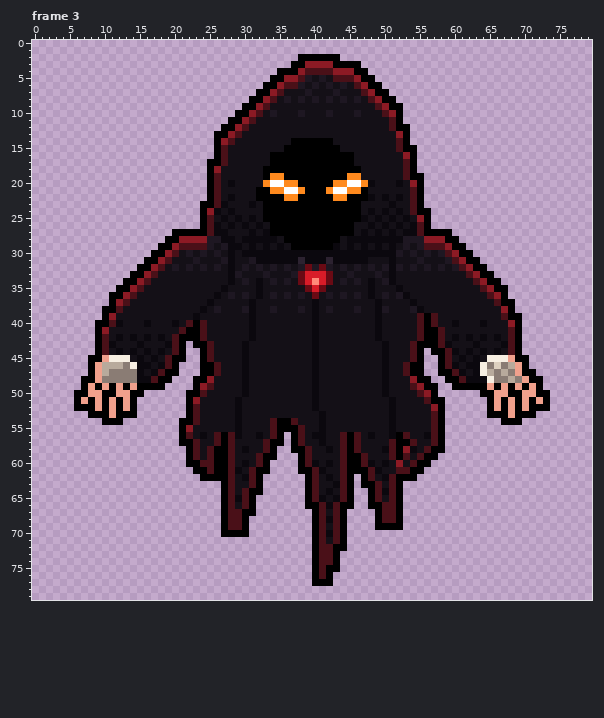
Pixel-art file -- Art/Source/Enemies_Ghost_windup.aseprite. The picture above was drawn from the file before the commit.
80x80 pixels, 3 frames. Shown: frame 3. The commit also changed other frames, which this record leaves out.
And afterwards:
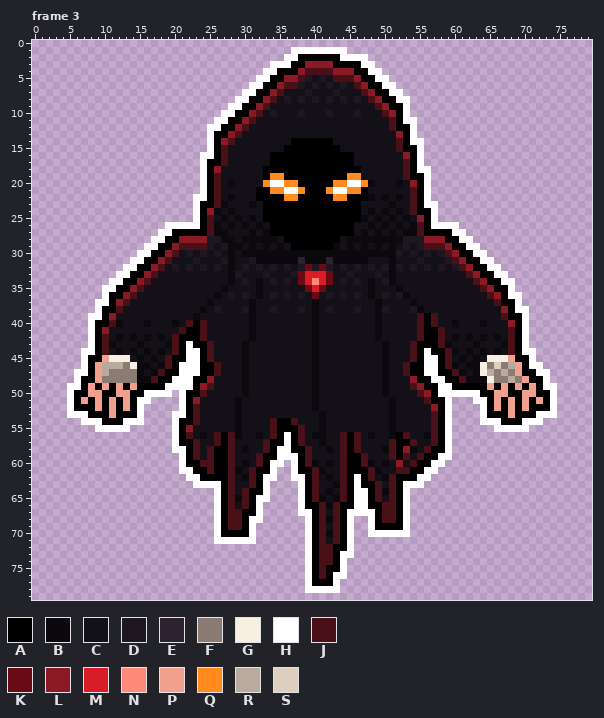
Palette (. is transparent): A #000000  B #0b080e  C #141017  D #1e1722  E #2c2230  F #8a7c74  G #f7efe2  H #ffffff  J #4a1018  K #6a0a14  L #8c1a24  M #d81c28  N #ff8a7a  P #f0a08c  Q #ff8a1e  R #b8aa9c  S #ddd0bf
Changes in this commit:
Frame 3:
The author put colour H in row 1 at x 37 to 44; in row 2 at x 36 to 37 and 44 to 47; in row 3 at x 34 to 36 and 47 to 48; in row 4 at x 33 to 34 and 48 to 49; in row 5 at x 32 to 33 and 49 to 50; in row 6 at x 31 to 32 and 50 to 51.
The author put colour H in row 7 at x 30 to 31 and 51 to 52; in row 8 at x 29 to 30 and 52 to 53; in row 9 at x 28 to 29 and 53; in row 10 at x 27 to 28 and 53; in row 11 at x 26 to 27 and 53 to 54; in row 12 at x 25 to 26 and 54.
The author put colour H in row 13 at x 25 and 54; in row 14 at x 25 and 54 to 55; in row 15 at x 25 and 55; in row 16 at x 24 to 25 and 55; in row 17 at x 24 and 55; in row 18 at x 24 and 55 to 56.
The author put colour H in rows 19 to 21 at x 24 and 56; in row 22 at x 23 to 24 and 56; in row 23 at x 23 and 56 to 57; in rows 24 to 25 at x 23 and 57; in row 26 at x 19 to 23 and 57 to 60; in row 27 at x 18 to 19 and 60 to 61.
The author put colour H in row 28 at x 17 to 18 and 61 to 62; in row 29 at x 16 to 17 and 62 to 63; in row 30 at x 15 to 16 and 63 to 64; in row 31 at x 14 to 15 and 64 to 65; in row 32 at x 13 to 14 and 65 to 66; in row 33 at x 12 to 13 and 66 to 67.
The author put colour H in row 34 at x 11 to 12 and 67 to 68; in row 35 at x 10 to 11 and 68; in row 36 at x 10 and 68 to 69; in row 37 at x 9 to 10 and 69; in row 38 at x 9 and 69 to 70; in row 39 at x 8 to 9 and 70.
The author put colour H in rows 40 to 42 at x 8 and 70; in row 43 at x 8, 22 and 70; in row 44 at x 7 to 8, 22 to 23, 56 and 70 to 71; in row 45 at x 7, 22 to 23, 56 to 57 and 71; in row 46 at x 7, 21 to 23, 56 to 57 and 71 to 72; in row 47 at x 6 to 7, 21 to 23, 56 to 57 and 72 to 73.
The author put colour H in row 48 at x 6, 20 to 22, 57 to 58 and 73; in row 49 at x 5 to 6, 19 to 22, 58 to 59 and 73 to 74; in row 50 at x 5, 16 to 19, 21, 58 to 63 and 74; in row 51 at x 5, 15 to 16, 21, 59, 63 to 64 and 74; in row 52 at x 5, 15, 21, 59, 64 and 74; in row 53 at x 5 to 7, 15, 20 to 21, 59, 64 and 72 to 74.
The author put colour H in row 54 at x 7 to 9, 13 to 15, 20, 59, 64 to 66 and 70 to 72; in row 55 at x 9 to 13, 20, 59 and 66 to 70; in rows 56 to 57 at x 20, 36 and 59; in row 58 at x 20 to 21, 35 to 36 and 59; in row 59 at x 21, 35 to 37 and 58 to 59; in row 60 at x 21, 34 to 35, 37 and 57 to 58.
The author put colour H in row 61 at x 21 to 22, 34, 37 and 56 to 57; in row 62 at x 22 to 23, 33 to 34, 37 to 38, 46 and 55 to 56; in row 63 at x 23 to 26, 33, 38, 46 and 53 to 55; in row 64 at x 26, 33, 38, 46 to 47 and 53; in row 65 at x 26, 32 to 33, 38, 46 to 47 and 53; in row 66 at x 26, 32, 38, 46 to 47 and 53.
The author put colour H in row 67 at x 26, 32, 38 to 39, 45 to 48 and 53; in row 68 at x 26, 31 to 32, 39, 45, 48 and 53; in row 69 at x 26, 31, 39, 45, 48 and 53; in row 70 at x 26, 31, 39, 45 and 48 to 53; in row 71 at x 26 to 31, 39 and 45; in row 72 at x 39 and 45.
The author put colour H in row 73 at x 39 and 44 to 45; in rows 74 to 75 at x 39 and 44; in row 76 at x 39 and 43 to 44; in row 77 at x 39 and 43; in row 78 at x 39 to 43.
Changed places in both pictures, as pixel boxes (x1, y1, x2, y2):
added: (67, 47, 557, 593)
